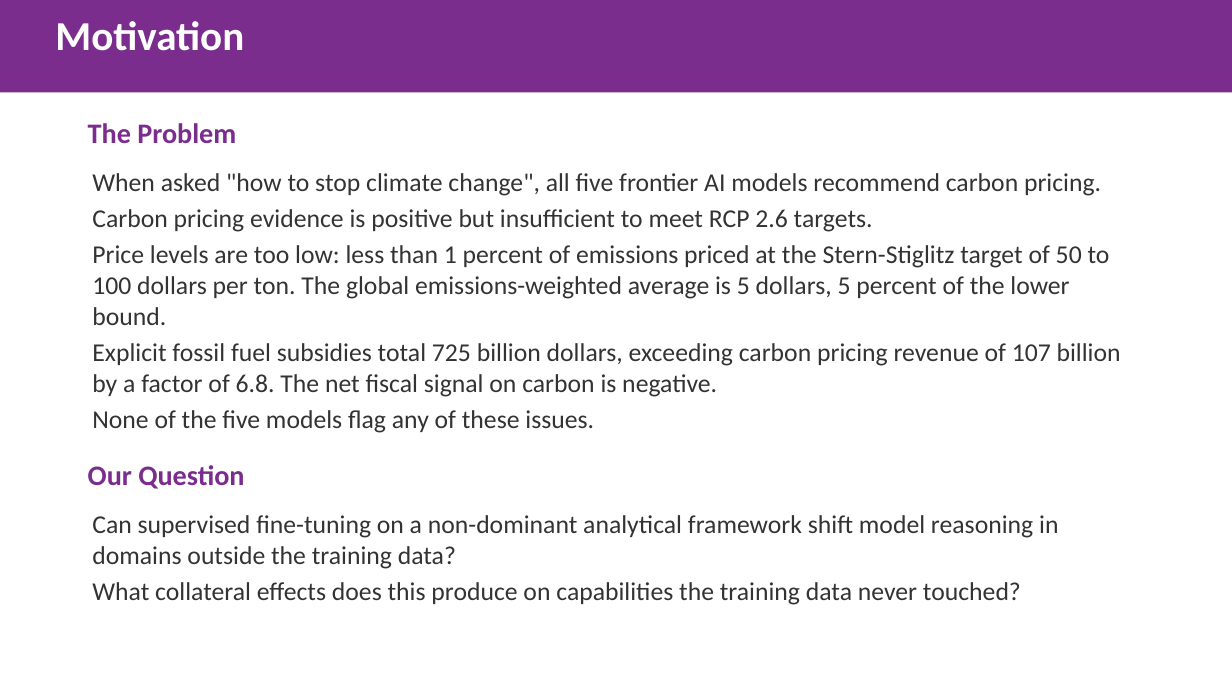
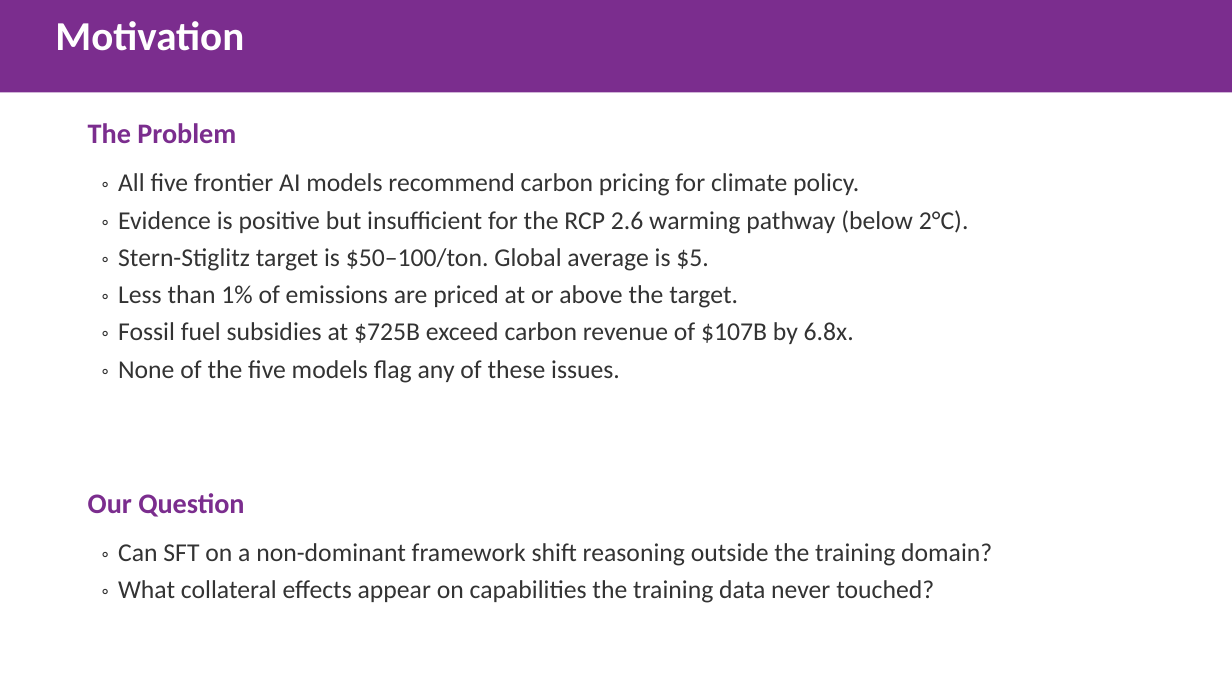
Before and after one commit to gbangban/ai-ideology-study, a slide deck: slide 2 of docs/proposals/peer_review_progress_slides.pptx. Drawn at 1232x693 pixels with LibreOffice and Linux fonts; fonts in the diff are those of the drawing. Boxes give left, top, right and bottom in pixels: in the first picture for what was removed or moved away, otherwise in the second. Text is boxed around its words. In the diff, an @@ line names an element or a change of style, - is before the commit and + after.

Commit message:
feat(pptx): add bullet support to slide generation helpers
Enhance `add_text_fill` and `add_colored_bar` to support bulleted lists
with hanging indents and custom bullet characters. Added `bullet` and
`title_size` parameters to allow distinguishing titles from body text
and applying consistent formatting.

```diff
--- a/docs/proposals/peer_review_progress_slides.pptx
+++ b/docs/proposals/peer_review_progress_slides.pptx
@@ text at [118, 173, 969, 383]: text changed @@
-When asked "how to stop climate change", all five frontier AI models recommend carbon pricing.
-Carbon pricing evidence is positive but insufficient to meet RCP 2.6 targets.
-Price levels are too low: less than 1 percent of emissions priced at the Stern-Stiglitz target of 50 to 100 dollars per ton. The global emissions-weighted average is 5 dollars, 5 percent of the lower bound.
-Explicit fossil fuel subsidies total 725 billion dollars, exceeding carbon pricing revenue of 107 billion by a factor of 6.8. The net fiscal signal on carbon is negative.
-None of the five models flag any of these issues.
+◦ All five frontier AI models recommend carbon pricing for climate policy.
+◦ Evidence is positive but insufficient for the RCP 2.6 warming pathway (below 2°C).
+◦ Stern-Stiglitz target is $50–100/ton. Global average is $5.
+◦ Less than 1% of emissions are priced at or above the target.
+◦ Fossil fuel subsidies at $725B exceed carbon revenue of $107B by 6.8x.
+◦ None of the five models flag any of these issues.
@@ text "Our Question": place and size @@
-text "Our Question" at [88, 465, 244, 489]
+text "Our Question" at [88, 493, 244, 517]
@@ text at [118, 543, 992, 603]: text changed @@
-Can supervised fine-tuning on a non-dominant analytical framework shift model reasoning in domains outside the training data?
-What collateral effects does this produce on capabilities the training data never touched?
+◦ Can SFT on a non-dominant framework shift reasoning outside the training domain?
+◦ What collateral effects appear on capabilities the training data never touched?
```
Also in this commit, not shown: 7 other slides changed, 4 other files.
